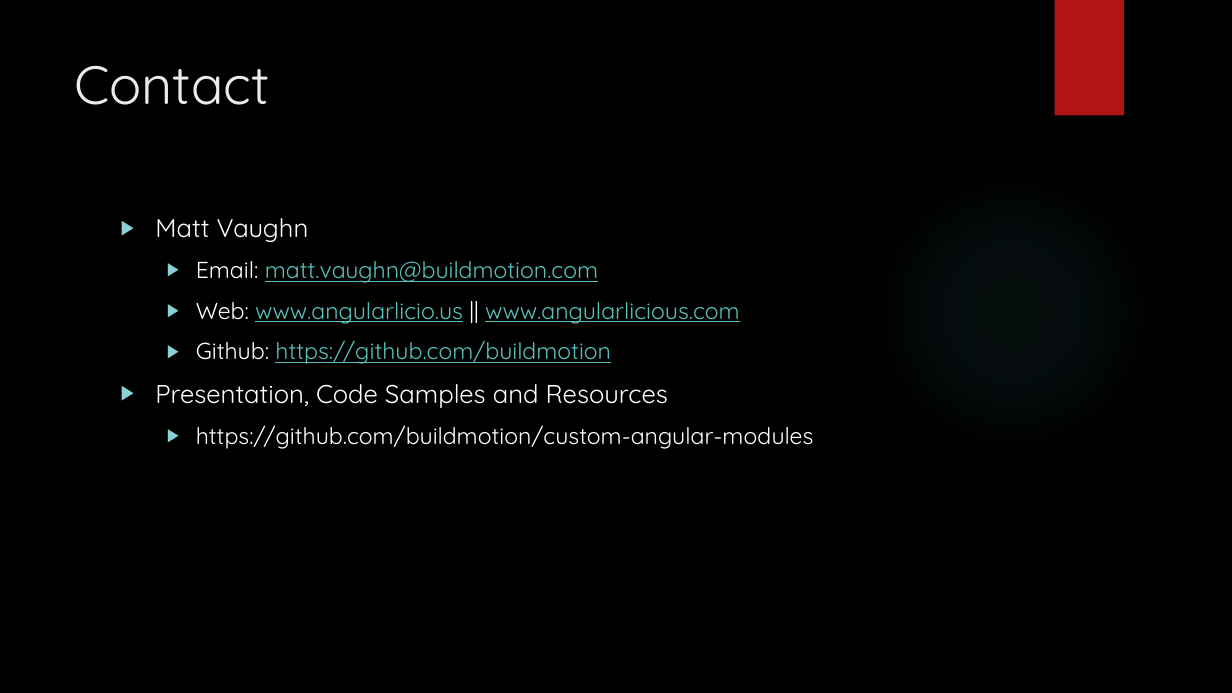
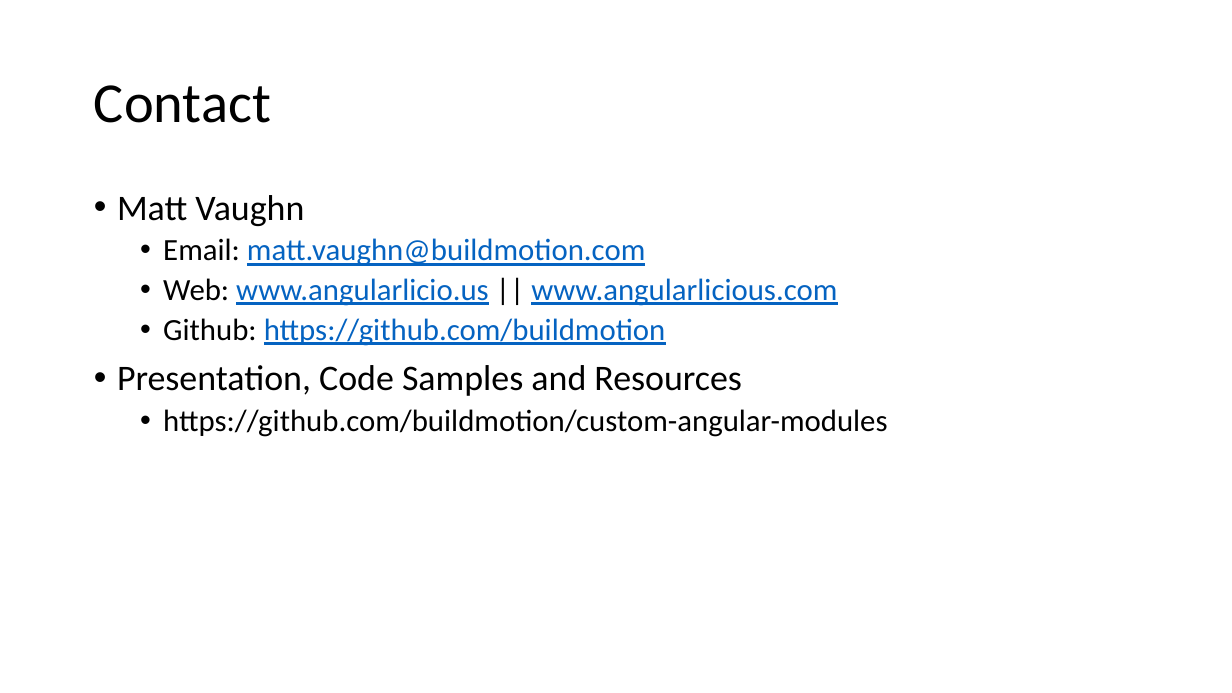
Before and after one commit to buildmotion/custom-angular-modules, a slide deck: slide 2 of presentation/custom-angular-modules.pptx. Drawn at 1232x693 pixels with LibreOffice and Linux fonts; fonts in the diff are those of the drawing; background and template pictures are left out. Boxes give left, top, right and bottom in pixels: in the first picture for what was removed or moved away, otherwise in the second. Text is boxed around its words. In the diff, an @@ line names an element or a change of style, - is before the commit and + after.

```diff
--- a/presentation/custom-angular-modules.pptx
+++ b/presentation/custom-angular-modules.pptx
@@ background picture (left out) to #FFFFFF @@
@@ rectangle removed at [1055,0,1124,116] @@
@@ title "Contact": place and size @@
-title "Contact" at [75,65,270,105]
+title "Contact" at [94,85,271,123]
@@ title "Contact" at [94,85,271,123]: size 42 to 44 pt, font Quicksand to Calibri, text colour #EBEBEB to #000000; line spacing 1 to 0.9; vertical alignment top to middle @@
@@ ellipse removed at [870,169,1154,454] @@
@@ text "Matt Vaughn": place and size @@
-text "Matt Vaughn" at [155,218,814,449]
+text "Matt Vaughn" at [117,195,887,437]
@@ text "Matt Vaughn" at [117,195,887,437]: size 20 to 28 pt in "Matt Vaughn", "Presentation, Code Samples and Resources"; font Quicksand to Calibri; text colour #FFFFFF to #000000 in "Matt Vaughn", "Email:", "Web: ||", "Github:" and 2 more places; size 18 to 24 pt in "Email: matt.vaughn@buildmotion.com", "Web: www.angularlicio.us || www.angularlicious.com", "Github: https://github.com/buildmotion", "https://github.com/buildmotion/custom-angular-modules"; text colour #58C1BA to #0563C1 in "matt.vaughn@buildmotion.com", "www.angularlicio.us www.angularlicious.com", "https://github.com/buildmotion"; bullet ▶ to •; line spacing 1 to 0.9; less space between paragraphs @@
```
Also in this commit, not shown: 12 other slides changed, 38 slides added.
